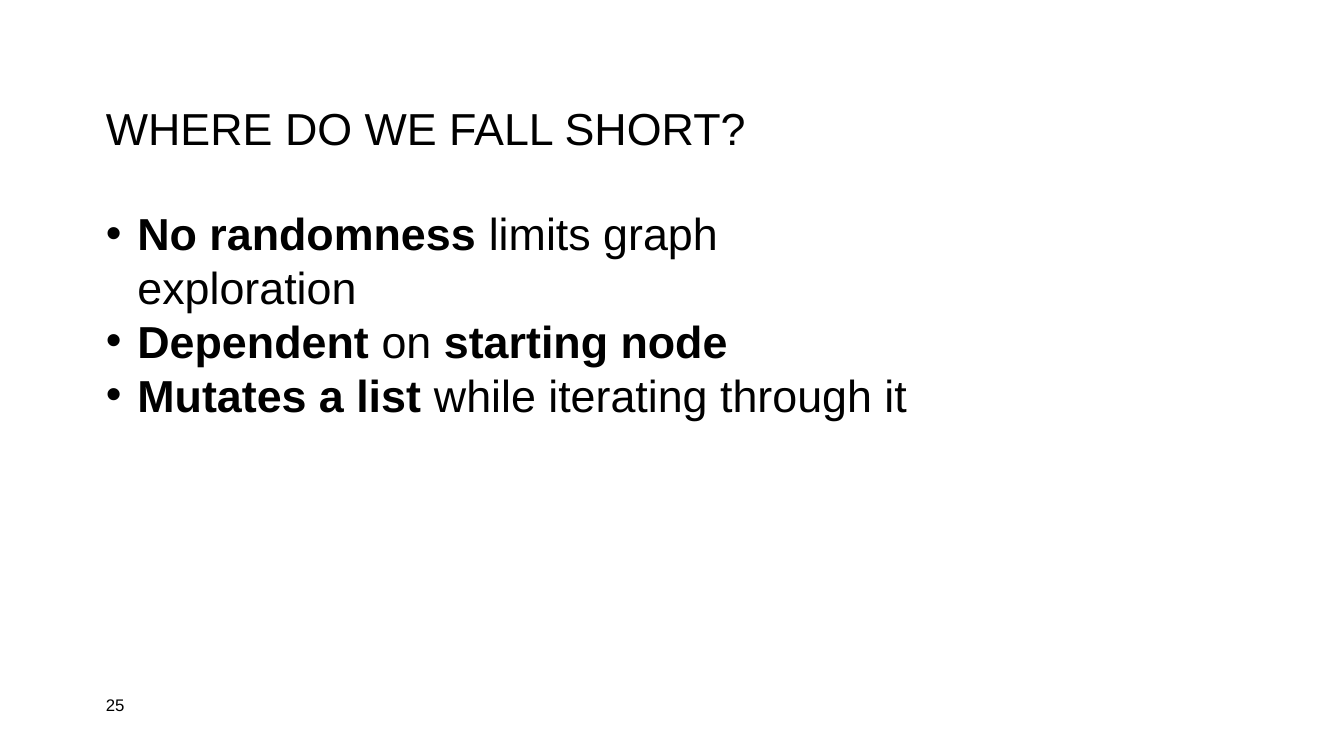
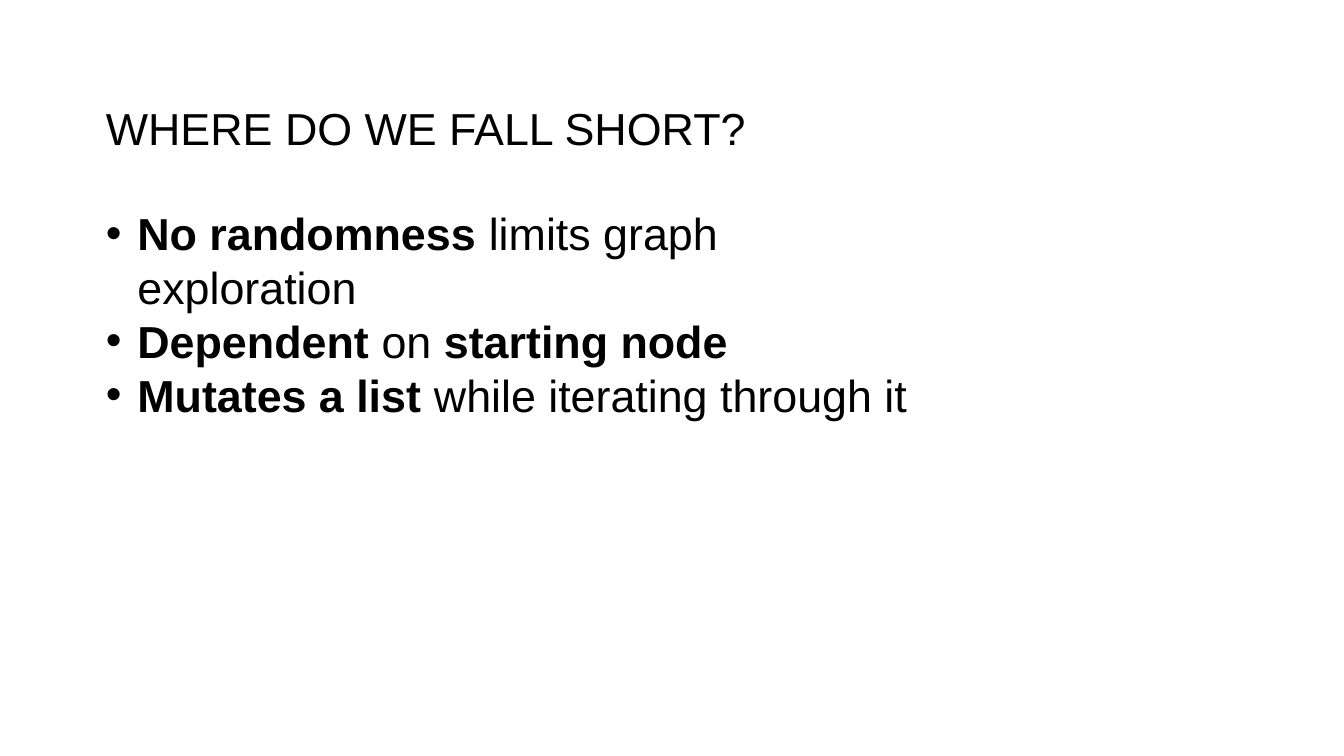
Before and after one commit to PictureOfGray/CS412-Team-NAME, a slide deck: slide 20 of presentations/TeamNAMETSP.pptx (slide 25 before the commit). Drawn at 1344x756 pixels with LibreOffice and Linux fonts; fonts in the diff are those of the drawing; background and template pictures are left out. Boxes give left, top, right and bottom in pixels: in the first picture for what was removed or moved away, otherwise in the second. Text is boxed around its words. In the diff, an @@ line names an element or a change of style, - is before the commit and + after.

```diff
--- a/presentations/TeamNAMETSP.pptx
+++ b/presentations/TeamNAMETSP.pptx
@@ page number removed at bbox=[106, 699, 125, 711] @@
-25
```
Also in this commit, not shown: 16 other slides changed, 5 slides added, 9 slides removed.
